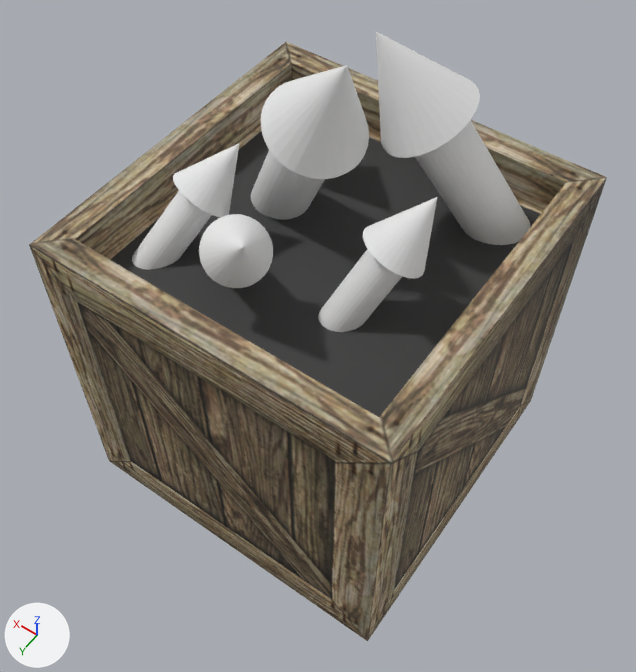
One commit to the OBJ model models/fireworks.obj: the scene before it, then after it.
One viewpoint serves both versions: a 50 mm lens placed at (-1.77, 2.56, 3.98), pointed at (-0.08, 0.2, 0.28). Every picture has the same lights, and +X, +Y and +Z are marked at lower left. Where no turn or scale is listed for an object, it has been applied to the vertices. Vertices at the same position are counted once.

Script lines for the objects in view, before the commit:
```python
me_cone = bpy.data.meshes.new('Cone')
me_cone.from_pydata(...)  # 97 vertices, 67 faces; spans x -0.136..0.584, y -0.308..0.216, z 0.594..1.884
me_cone.materials.append(mat_none)  # white #e7e7e7
me_cone_001 = bpy.data.meshes.new('Cone.001')
me_cone_001.from_pydata(...)  # 97 vertices, 67 faces; spans x -0.619..-0.188, y -0.002..0.473, z 0.595..1.4
me_cone_001.materials.append(mat_none)  # white #e7e7e7
me_cone_002 = bpy.data.meshes.new('Cone.002')
me_cone_002.from_pydata(...)  # 97 vertices, 67 faces; spans x -0.058..0.482, y 0.224..0.7, z 0.632..1.362
me_cone_002.materials.append(mat_none)  # white #e7e7e7
me_cone_003 = bpy.data.meshes.new('Cone.003')
me_cone_003.from_pydata(...)  # 97 vertices, 67 faces; spans x -0.793..-0.03, y -0.802..-0.187, z 0.594..1.826
me_cone_003.materials.append(mat_none)  # white #e7e7e7
me_cone_005 = bpy.data.meshes.new('Cone.005')
me_cone_005.from_pydata(...)  # 97 vertices, 67 faces; spans x 0.379..0.798, y 0.112..0.712, z 0.574..1.279
me_cone_005.materials.append(mat_none)  # white #e7e7e7
me_cube = bpy.data.meshes.new('Cube')
me_cube.from_pydata(...)  # 26 vertices, 18 faces; spans x -1.0..1.0, y -1.0..1.0, z -1.0..1.0
me_cube.materials.append(mat_material)  # picture img_fireworks_png
# before: 0 (1.0, 1.0, -1.0) at pixel (108, 461), 1 (1.0, -1.0, -1.0), 2 (-1.0, -1.0, -1.0) at pixel (530, 401), 3 (-1.0, 1.0, -1.0) at pixel (367, 641), 4 (1.0, 1.0, 1.0) at pixel (29, 244)
# before: 5 (1.0, -1.0, 1.0) at pixel (286, 41), 6 (-1.0, -1.0, 1.0) at pixel (606, 177), 7 (-1.0, 1.0, 1.0) at pixel (390, 463), 8 (1.0, 1.0, 1.0) at pixel (29, 244), 9 (1.0, -1.0, 1.0) at pixel (286, 41)
# before: 10 (1.0, 0.85, 1.0) at pixel (52, 226), 11 (1.0, -0.85, 1.0) at pixel (270, 53), 12 (0.85, 1.0, 1.0) at pixel (51, 258), 14 (0.85, -1.0, 1.0) at pixel (306, 50), 18 (0.85, 0.85, 1.0) at pixel (75, 239)
# before: 19 (0.85, -0.85, 1.0) at pixel (291, 63)
ob_cone = bpy.data.objects.new('Cone', me_cone)
ob_cone.location = (0.0, 0.0, 0.0)
ob_cone_001 = bpy.data.objects.new('Cone.001', me_cone_001)
ob_cone_001.location = (0.0, 0.0, 0.0)
ob_cone_002 = bpy.data.objects.new('Cone.002', me_cone_002)
ob_cone_002.location = (0.0, 0.0, 0.0)
ob_cone_003 = bpy.data.objects.new('Cone.003', me_cone_003)
ob_cone_003.location = (0.0, 0.0, 0.0)
ob_cone_005 = bpy.data.objects.new('Cone.005', me_cone_005)
ob_cone_005.location = (0.0, 0.0, 0.0)
ob_cube = bpy.data.objects.new('Cube', me_cube)
ob_cube.location = (0.0, 0.0, 0.0)
```
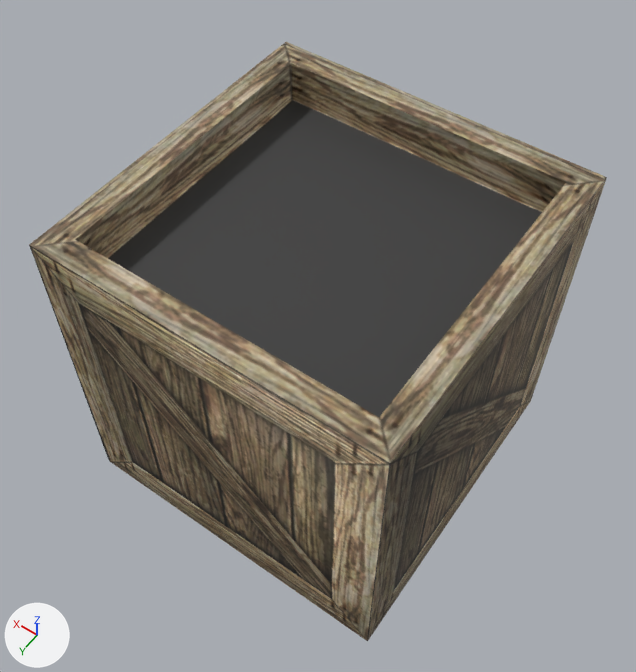
Pixel boxes [x1, y1, x2, y2] of what changed, in the pictures (636 x 672 px; the box of a moved part takes in the faces that stretch with it):
```json
{"object": "Cone.003", "change": "deleted", "before": [376, 32, 530, 245]}
{"object": "Cone", "change": "deleted", "before": [251, 65, 369, 220]}
{"object": "Cone.001", "change": "deleted", "before": [319, 197, 437, 332]}
{"object": "Cone.005", "change": "deleted", "before": [132, 143, 240, 270]}
{"object": "Cone.002", "change": "deleted", "before": [199, 214, 273, 288]}
{"part": 1, "of": "me_cube", "change": "moved or reshaped", "before": [29, 42, 307, 258], "after": [29, 42, 307, 258]}
{"part": 2, "of": "me_cube", "change": "surface changed", "before": [30, 178, 607, 639], "after": [30, 178, 607, 639]}
```

Scene script edits in JSON lines:
```json
{"block": "me_cube", "where": "# used by ob_cube; location = (0.0, 0.0, 0.0)"}
{"block": "me_cube", "where": "# verts and faces of me_cube; kept vertices keep their numbers, new ones are numbered from 26"}
{"op": "remove", "block": "me_cube", "code": "me_cube.from_pydata(...)  # 26 vertices, 18 faces; spans x -1.0..1.0, y -1.0..1.0, z -1.0..1.0"}
{"op": "add", "block": "me_cube", "code": "me_cube.from_pydata(...)  # 24 vertices, 18 faces; spans x -1.0..1.0, y -1.0..1.0, z -1.0..1.0"}
{"block": "me_cube", "change": "me_cube part 1"}
{"op": "add", "block": "me_cube", "code": "delete_vertices([8, 9])  # with the faces that use them"}
{"op": "add", "block": "me_cube", "code": "delete_faces([(1, 5, 6, 2), (0, 4, 7, 3)])"}
{"op": "add", "block": "me_cube", "code": "faces += [(1, 2, 6, 5), (0, 3, 7, 4), (5, 11, 19, 14), (4, 12, 18, 10)]"}
{"block": "me_cube", "change": "me_cube part 2: 2 kept faces spanning x -1.0..1.0, y -1.0..1.0, z -1.0..1.0 get new texture (UV) coordinates"}
{"op": "remove", "block": "ob_cone", "code": ["ob_cone = bpy.data.objects.new('Cone', me_cone)", "ob_cone.location = (0.0, 0.0, 0.0)"]}
{"op": "remove", "block": "ob_cone_001", "code": ["ob_cone_001 = bpy.data.objects.new('Cone.001', me_cone_001)", "ob_cone_001.location = (0.0, 0.0, 0.0)"]}
{"op": "remove", "block": "ob_cone_002", "code": ["ob_cone_002 = bpy.data.objects.new('Cone.002', me_cone_002)", "ob_cone_002.location = (0.0, 0.0, 0.0)"]}
{"op": "remove", "block": "ob_cone_003", "code": ["ob_cone_003 = bpy.data.objects.new('Cone.003', me_cone_003)", "ob_cone_003.location = (0.0, 0.0, 0.0)"]}
{"op": "remove", "block": "ob_cone_005", "code": ["ob_cone_005 = bpy.data.objects.new('Cone.005', me_cone_005)", "ob_cone_005.location = (0.0, 0.0, 0.0)"]}
```
